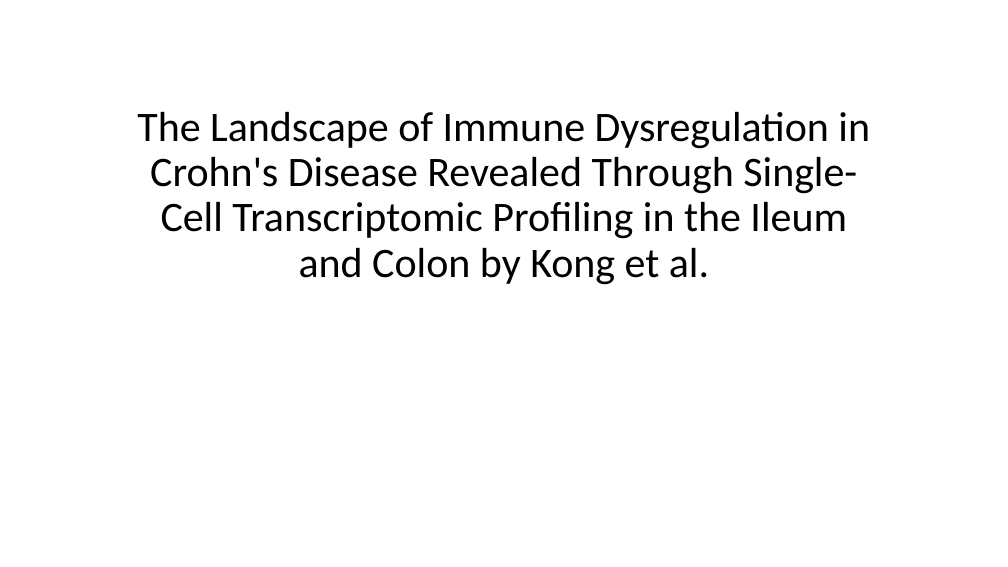
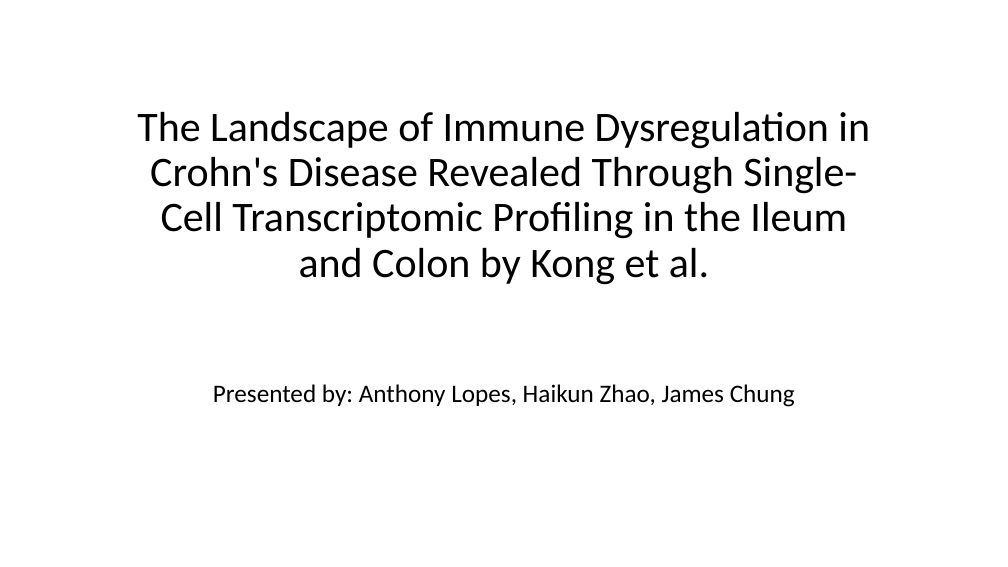
Before and after one commit to anthonylopes54/CPSC-445, a slide deck: slide 1 of cpsc445Presentation.pptx. Drawn at 1008x567 pixels with LibreOffice and Linux fonts; fonts in the diff are those of the drawing. Boxes give left, top, right and bottom in pixels: in the first picture for what was removed or moved away, otherwise in the second. Text is boxed around its words. In the diff, an @@ line names an element or a change of style, - is before the commit and + after.

Commit message:
James' part

```diff
--- a/cpsc445Presentation.pptx
+++ b/cpsc445Presentation.pptx
@@ subtitle added at [213, 384, 795, 407], 24 pt, text #000000 @@
+Presented by: Anthony Lopes, Haikun Zhao, James Chung
```
Also in this commit, not shown: 5 slides added, 1 other file.
